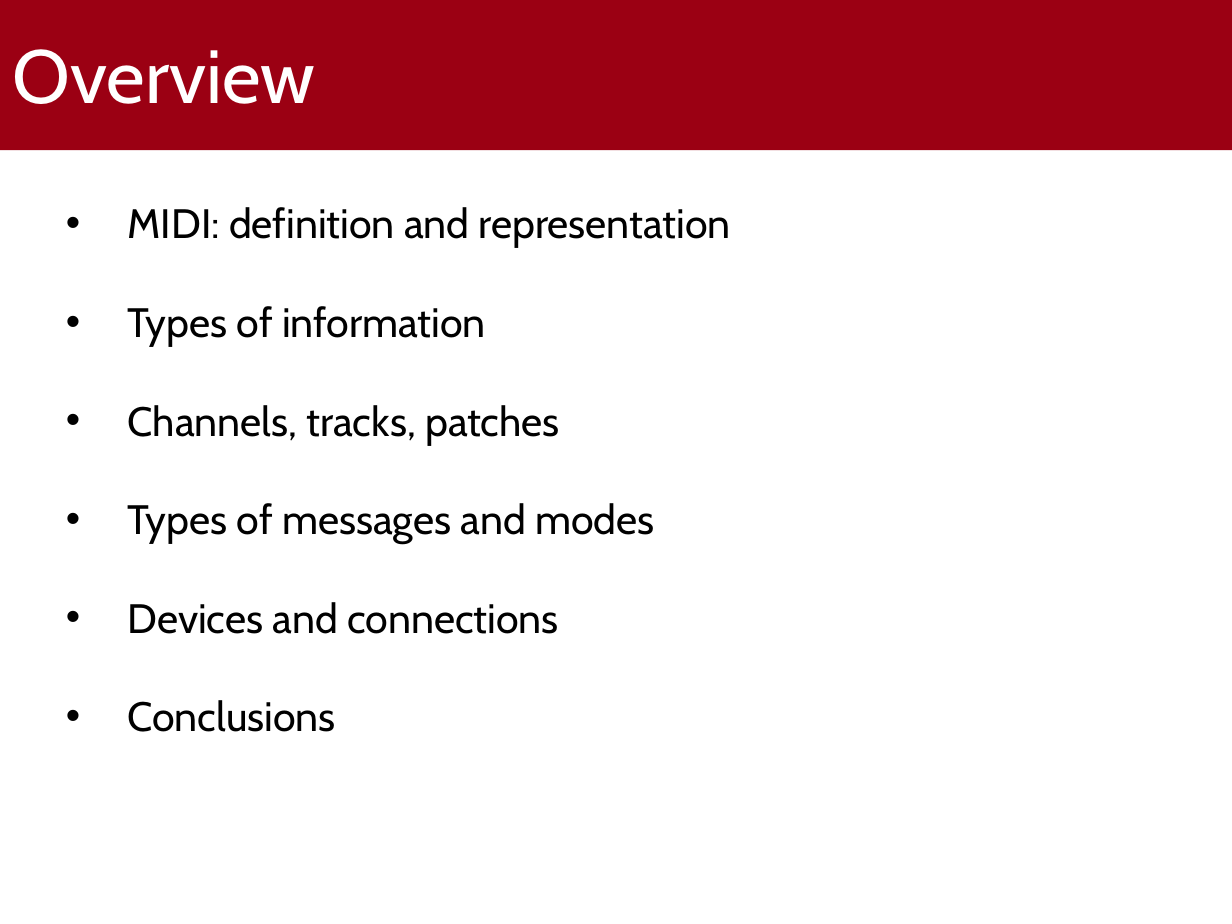
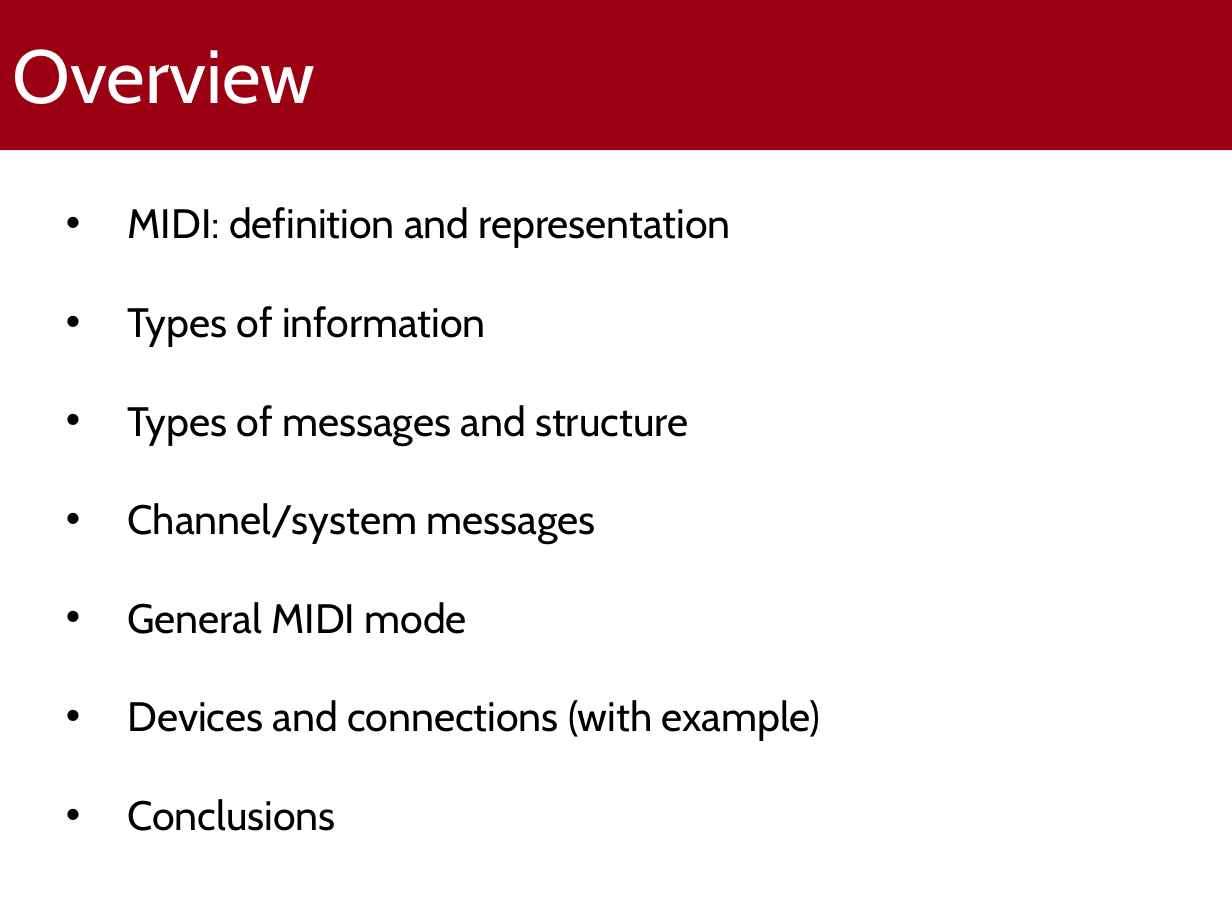
Before and after one commit to gabrielrovesti/Mobile-programming-and-multimedia-UniPD, a slide deck: slide 2 of Final presentation/MIDI Standard - Gabriel Rovesti 2103389.pptx. Drawn at 1232x924 pixels with LibreOffice and Linux fonts; fonts in the diff are those of the drawing; background and template pictures are left out. Boxes give left, top, right and bottom in pixels: in the first picture for what was removed or moved away, otherwise in the second. Text is boxed around its words. In the diff, an @@ line names an element or a change of style, - is before the commit and + after.

```diff
--- a/Final presentation/MIDI Standard - Gabriel Rovesti 2103389.pptx
+++ b/Final presentation/MIDI Standard - Gabriel Rovesti 2103389.pptx
@@ text at (128, 405, 821, 741): text changed @@
-• Channels, tracks, patches
-• Types of messages and modes
-• Devices and connections
+• Types of messages and structure
+• Channel/system messages
+• General MIDI mode
+• Devices and connections (with example)
```
Also in this commit, not shown: 9 other slides changed, 1 slide added, 1 slide removed, 3 other files.
